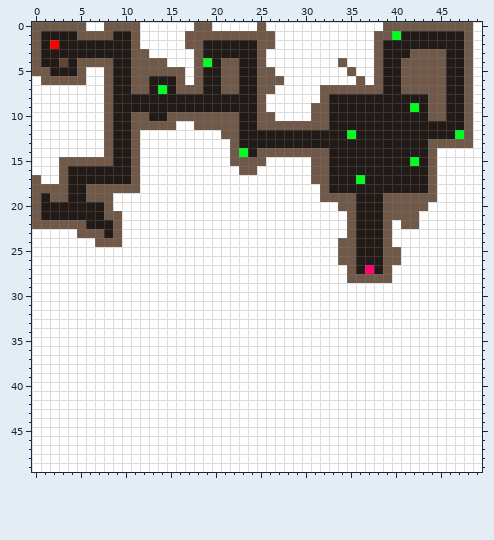
One commit to this pixel-art sprite: src/res/maps/start_map.png. Above is the file before it was changed.
The file is 50x50 pixels.
The same view after the edit:
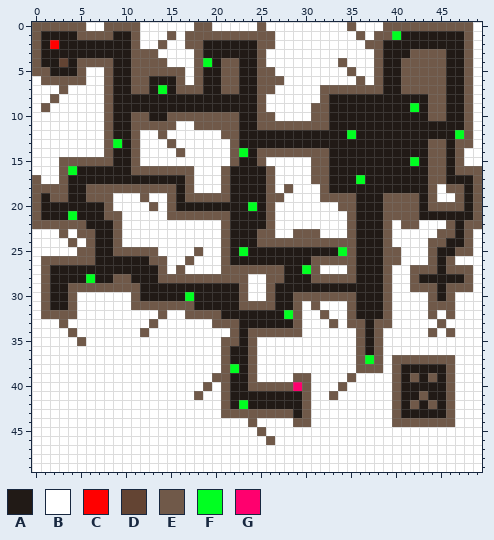
Palette (. is transparent): A #211a16  B #ffffff  C #ff0000  D #634433  E #705949  F #00ff21  G #ff006e
The edit:
Changed rows in their new state; - is an unchanged pixel.
first column x 13:
 0 ----------------------E--
 1 --E--------------------E-
 2 -E----------------------E
 3 E------------------------
first column x 1:
 7 --E----------------------------------------------
 8 -E-----------------------------------------------
 9 E------------------------------------------------
12 -------------E-----------------------------------
13 --------F-----E------------------------------A---
14 ---------------E----------------------------EAE--
15 ----------------------AA--------------------EAE--
16 ---F-------EEEEEE---EAAAAE------------------EAEEE
17 ----------AAAAAAE---EAAAAE------------------EAAAE
18 -----------EEEEAE---EAAAAE-E-----------------EEAE
19 -----------E--EAEEEEEAAAAEE---------------A---EAE
20 ------------E-EAAAAAAAAFAE----------------AEEEEAE
21 ---F----------EEEEEEEAAAAE----------------AAAAAAE
22 --------------------EAAAAE-------------------EAEE
23 --E---A-------------EAAAEE--EEE-------------EEAE-
24 ---E-EAA------------EAAAEEEEEEEEE----------EEAAE-
25 ----EEAAEEEEE----E--EAFAAAAAAAAAAF---------EAAEE-
26 EEEEEEAAAAAAEE--E---EAAAAAAAAAEEE----------EAE---
27 EAAAAAAAAAAAAE-E----EEEEEEEAAFE-----A----EEEAEEE-
28 EAAAAFAAEEAAAEEEEEEEEEE--EEAAAEEEE-AAA---EAAAAAE-
29 EAAEEEEEEEEAAAAAAAAAAAE--EAAAAAAAAAAAAE--EEEAEEE-
30 EAAE------EAAAAAFAAAAAE--EAAEEEEEEEAAAE----EAE---
31 EAAE------EEEEEEEAAAAAEEEEAAE-E---EAAAE----EEE---
32 EEEE---------E--EEEEAAAAAAAFE--E--EAAAE----E-E---
33 --E---------E------EEEAAAAAAE---E-EEAEE-----E----
34 ---E-------E---------EAEEEEEE------EAE-----E-E---
35 ----E---------------EEAE-----------EAE-----------
36 --------------------EAAE-----------EAE-----------
37 --------------------EAAE-----------EFE-EEEEEEE---
38 --------------------EFAE-----------EEE-EAAAAAE---
39 -------------------EEAAE----EE----E----EAEAEAE---
40 ------------------E-EAAEEEEEGE---E-----EAAAAAE---
41 -----------------E--EAAAAAAAAE--E------EAAEAAE---
42 --------------------EAFAAAAAAE---------EAEAEAE---
43 --------------------EEEEEEEEAE---------EAAAAAE---
44 -----------------------E----EE---------EEEEEEE---
45 ------------------------E------------------------
46 -------------------------E-----------------------
